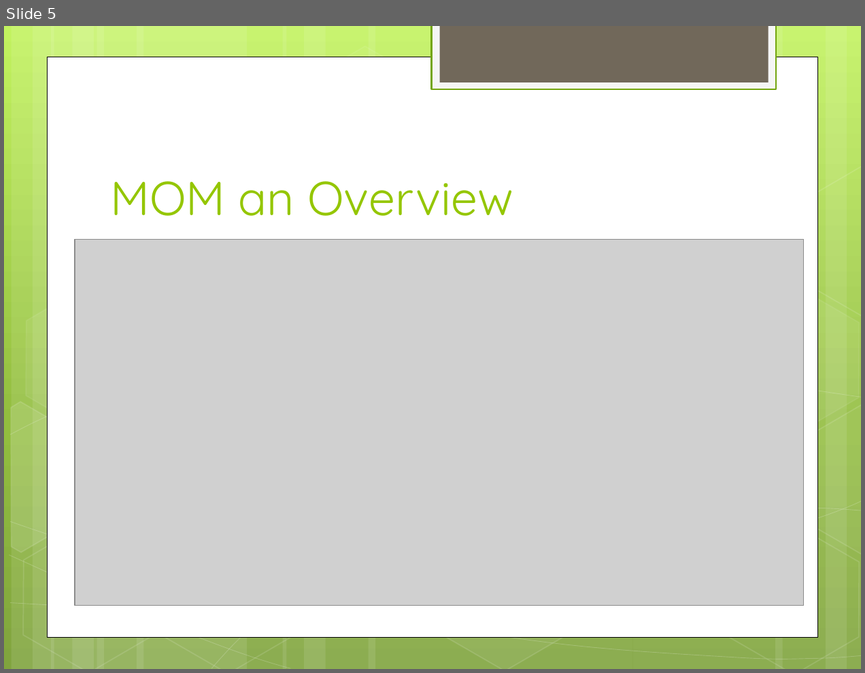
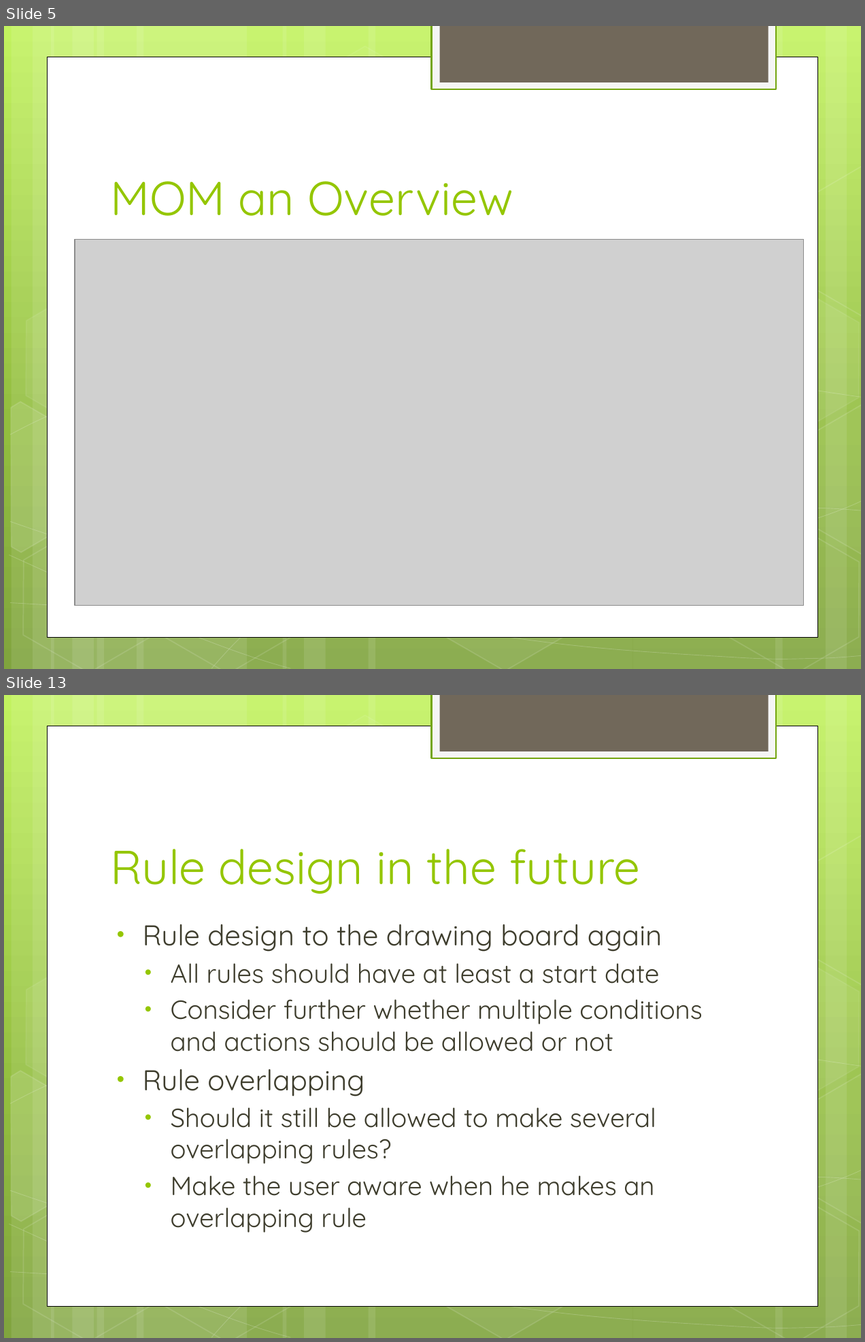
Before and after one commit to Zucka/MOM, a slide deck: other/Presentation-Lars.pptx. Shown one above the other, each under a label of ours: slide 5 before the commit, slides 5 and 13 after it; the slides between them are not shown. The pictures are 865x673 and 865x1342 pixels, drawn with LibreOffice and Linux fonts; fonts in the diff are those of the drawing; grey boxes stand for pictures. Boxes give left, top, right and bottom in pixels: in the first picture for what was removed or moved away, otherwise in the second. Text is boxed around its words. In the diff, an @@ line names an element or a change of style, - is before the commit and + after.

```diff
--- a/other/Presentation-Lars.pptx
+++ b/other/Presentation-Lars.pptx
@@ slide 13 added at <box>4,695,861,1338</box>, background gradient #C3F35F to #93BF3F to #81A53E; not listed: 31 template elements that a slide beside it also shows @@
@@ title added at <box>110,849,640,894</box>, 40 pt, text #94C600 @@
+Rule design in the future
@@ text added at <box>143,924,702,1232</box>, 22 pt, text #3E3D2D @@
+• Rule design to the drawing board again
+  • All rules should have at least a start date
+  • Consider further whether multiple conditions and actions should be allowed or not
+• Rule overlapping
+  • Should it still be allowed to make several overlapping rules?
+  • Make the user aware when he makes an overlapping rule
```
Also in this commit, not shown: 16 other slides added, 3 other files.
